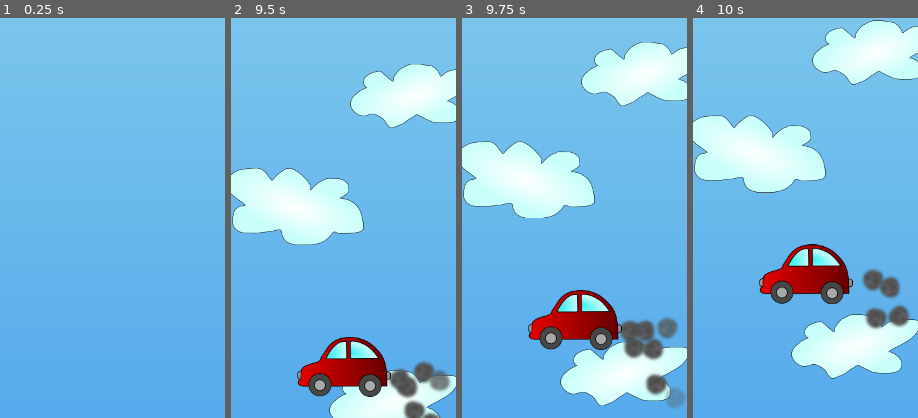
Above: before the commit, frames 1-4 (left to right).
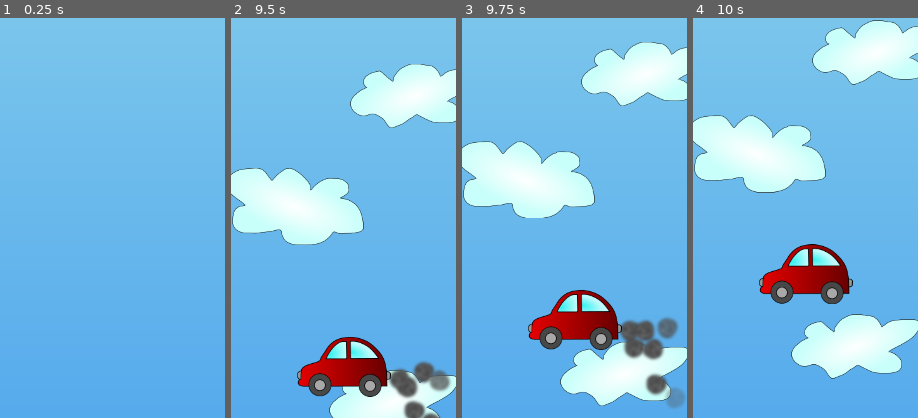
Above: after the commit, the same moments.

Repository: sorlok/LD48
Game: Godot game, scene res://Scenes/LevelCloud.tscn
The game is run twice, just before and just after one commit, with the same random seed, the same clock (stepped at 60 frames per second) and the same inputs.
Inputs (mouse positions are % of the whole screen's width and height, from its top left):
- Up to frame 1 (0.25 s): no input
- Up to frame 2 (9.5 s): move the mouse to (72, 45) at 0.52 s; hold D (ui_right) 0.53-1.28 s; click (72, 45) at 0.67 s; move the mouse to (30, 55) at 1.27 s; hold A (ui_left) 1.28-2.03 s; move the mouse to (60, 28) at 2.02 s; hold D (ui_right) 2.03-3.53 s; move the mouse to (21, 89) at 2.77 s; click (21, 89) at 2.92 s; move the mouse to (80, 65) at 3.52 s; hold A (ui_left) 3.53-5.78 s; move the mouse to (20, 35) at 4.27 s; move the mouse to (64, 80) at 5.02 s; click (64, 80) at 5.17 s; move the mouse to (35, 25) at 5.77 s; hold D (ui_right) 5.78-8.03 s; move the mouse to (72, 45) at 6.52 s; move the mouse to (30, 55) at 7.27 s; click (30, 55) at 7.42 s; move the mouse to (60, 28) at 8.02 s; hold A (ui_left) from 8.03 s (still down); move the mouse to (45, 70) at 8.77 s
- Up to frame 3 (9.75 s): move the mouse to (80, 65) at 9.52 s; release A (ui_left) at 9.53 s; hold D (ui_right) from 9.53 s (still down); click (80, 65) at 9.67 s
- Up to frame 4 (10 s): keep holding D (ui_right)
The pictures show only the part of the screen within x 2-52%, y 28-78%; the shares and areas given below are measured in that part.

Frames 1-3 are identical in both runs. In frame 4, 1.7% of the frame differs, in the area x 75-97%, y 62-78%.

Commit message:
Move player to center and start scrolling new screen into view

Diff:
--- /dev/null
+++ b/Originals/Bed.svg
@@ -0,0 +1,146 @@
+<?xml version="1.0" encoding="UTF-8" standalone="no"?>
+<svg
+   xmlns:osb="http://www.openswatchbook.org/uri/2009/osb"
+   xmlns:dc="http://purl.org/dc/elements/1.1/"
+   xmlns:cc="http://creativecommons.org/ns#"
+   xmlns:rdf="http://www.w3.org/1999/02/22-rdf-syntax-ns#"
+   xmlns:svg="http://www.w3.org/2000/svg"
+   xmlns="http://www.w3.org/2000/svg"
+   xmlns:xlink="http://www.w3.org/1999/xlink"
+   xmlns:sodipodi="http://sodipodi.sourceforge.net/DTD/sodipodi-0.dtd"
+   xmlns:inkscape="http://www.inkscape.org/namespaces/inkscape"
+   width="210mm"
+   height="297mm"
+   viewBox="0 0 210 297"
+   version="1.1"
+   id="svg8"
+   inkscape:version="1.0.2-2 (e86c870879, 2021-01-15)"
+   sodipodi:docname="Bed.svg"
+   inkscape:export-filename="C:\Users\Nathan\Documents\LDJam\Originals\CarAlarm.png"
+   inkscape:export-xdpi="103.99"
+   inkscape:export-ydpi="103.99">
+  <defs
+     id="defs2">
+    <linearGradient
+       inkscape:collect="always"
+       id="linearGradient3332">
+      <stop
+         style="stop-color:#50280b;stop-opacity:1"
+         offset="0"
+         id="stop3328" />
+      <stop
+         style="stop-color:#9f5a14;stop-opacity:1"
+         offset="1"
+         id="stop3330" />
+    </linearGradient>
+    <linearGradient
+       inkscape:collect="always"
+       id="linearGradient3322">
+      <stop
+         style="stop-color:#d0d0d0;stop-opacity:1"
+         offset="0"
+         id="stop3318" />
+      <stop
+         style="stop-color:#ffffff;stop-opacity:1"
+         offset="1"
+         id="stop3320" />
+    </linearGradient>
+    <linearGradient
+       id="linearGradient2879"
+       osb:paint="solid">
+      <stop
+         style="stop-color:#cd2020;stop-opacity:1;"
+         offset="0"
+         id="stop2877" />
+    </linearGradient>
+    <pattern
+       id="EMFhbasepattern"
+       patternUnits="userSpaceOnUse"
+       width="6"
+       height="6"
+       x="0"
+       y="0" />
+    <linearGradient
+       inkscape:collect="always"
+       xlink:href="#linearGradient3322"
+       id="linearGradient3324"
+       x1="44.412201"
+       y1="19.84375"
+       x2="44.412201"
+       y2="29.576637"
+       gradientUnits="userSpaceOnUse"
+       gradientTransform="translate(2.031622,15.308036)" />
+    <linearGradient
+       inkscape:collect="always"
+       xlink:href="#linearGradient3332"
+       id="linearGradient3334"
+       x1="51.640999"
+       y1="29.19866"
+       x2="51.452007"
+       y2="38.364582"
+       gradientUnits="userSpaceOnUse"
+       gradientTransform="translate(1.1339286,15.308036)" />
+    <radialGradient
+       inkscape:collect="always"
+       xlink:href="#linearGradient3322"
+       id="radialGradient3432"
+       cx="35.893642"
+       cy="32.820957"
+       fx="35.893642"
+       fy="32.820957"
+       r="7.4949741"
+       gradientTransform="matrix(1.9097959,-0.19918999,0.09309768,0.89260292,-34.09214,10.322233)"
+       gradientUnits="userSpaceOnUse" />
+  </defs>
+  <sodipodi:namedview
+     id="base"
+     pagecolor="#ffffff"
+     bordercolor="#666666"
+     borderopacity="1.0"
+     inkscape:pageopacity="0.0"
+     inkscape:pageshadow="2"
+     inkscape:zoom="1.4"
+     inkscape:cx="258.56412"
+     inkscape:cy="211.87873"
+     inkscape:document-units="mm"
+     inkscape:current-layer="layer1"
+     inkscape:document-rotation="0"
+     showgrid="false"
+     inkscape:window-width="2005"
+     inkscape:window-height="1241"
+     inkscape:window-x="437"
+     inkscape:window-y="45"
+     inkscape:window-maximized="0" />
+  <metadata
+     id="metadata5">
+    <rdf:RDF>
+      <cc:Work
+         rdf:about="">
+        <dc:format>image/svg+xml</dc:format>
+        <dc:type
+           rdf:resource="http://purl.org/dc/dcmitype/StillImage" />
+        <dc:title></dc:title>
+      </cc:Work>
+    </rdf:RDF>
+  </metadata>
+  <g
+     inkscape:label="Layer 1"
+     inkscape:groupmode="layer"
+     id="layer1">
+    <path
+       style="fill:url(#linearGradient3324);fill-opacity:1;stroke:#000000;stroke-width:0.264583px;stroke-linecap:butt;stroke-linejoin:miter;stroke-opacity:1"
+       d="m 29.623882,35.435268 44.979167,-0.377976 c 0,0 3.496279,-0.188988 3.307291,5.38616 -0.108846,3.210954 -0.472469,4.15774 -2.645833,4.15774 H 29.151413 c 0,0 -2.456845,-0.377977 -2.456845,-3.779764 0,-2.836395 -0.09449,-5.38616 2.929314,-5.38616 z"
+       id="path3316"
+       sodipodi:nodetypes="ccsscsc" />
+    <path
+       style="fill:url(#linearGradient3334);fill-opacity:1;stroke:#000000;stroke-width:0.264583px;stroke-linecap:butt;stroke-linejoin:miter;stroke-opacity:1"
+       d="m 26.269345,44.60119 -5.24442,15.826442 1.035259,0.0042 4.209161,-11.294904 51.074032,0.04725 2.983524,11.203032 1.149405,-0.0052 -3.471469,-15.827998 -49.656711,0.04528 -4.131052,-18.514441 -1.538503,-0.761267 z"
+       id="path3326"
+       sodipodi:nodetypes="cccccccccccc" />
+    <path
+       style="fill:url(#radialGradient3432);fill-opacity:1;stroke:#000000;stroke-width:0.264583px;stroke-linecap:butt;stroke-linejoin:miter;stroke-opacity:1"
+       d="M 30.474331,31.513765 27.45052,30.427083 c 0,0 -0.897693,1.70089 -0.661458,2.834822 0.236235,1.133928 1.511905,1.842633 1.937128,1.984375 0.425222,0.14174 6.945312,-0.04725 8.173735,-0.141742 1.228421,-0.09449 4.063244,-1.653646 4.488466,-2.598587 0.425225,-0.944939 -0.837763,-2.651483 -2.882067,-1.88988 -2.409599,0.897694 -7.039806,0.944941 -8.031993,0.897694 z"
+       id="path3396"
+       sodipodi:nodetypes="ccsssssc" />
+  </g>
+</svg>
--- a/Scenes/Car.tscn
+++ b/Scenes/Car.tscn
@@ -52,5 +52,6 @@
 [node name="SmokeTimer" type="Timer" parent="."]
 wait_time = 0.5
 
+[connection signal="screen_entered" from="VisibilityNotifier2D" to="." method="_on_VisibilityNotifier2D_screen_entered"]
 [connection signal="screen_exited" from="VisibilityNotifier2D" to="." method="_on_VisibilityNotifier2D_screen_exited"]
 [connection signal="timeout" from="SmokeTimer" to="." method="_on_SmokeTimer_timeout"]
--- a/Scenes/Cloud.tscn
+++ b/Scenes/Cloud.tscn
@@ -38,4 +38,5 @@
 
 [node name="VisibilityNotifier2D" type="VisibilityNotifier2D" parent="."]
 
+[connection signal="screen_entered" from="VisibilityNotifier2D" to="." method="_on_VisibilityNotifier2D_screen_entered"]
 [connection signal="screen_exited" from="VisibilityNotifier2D" to="." method="_on_VisibilityNotifier2D_screen_exited"]
--- a/Scenes/LevelCloud.tscn
+++ b/Scenes/LevelCloud.tscn
@@ -10,6 +10,7 @@
 [ext_resource path="res://Scenes/Rocket.tscn" type="PackedScene" id=8]
 [ext_resource path="res://Scenes/CarAlarm.tscn" type="PackedScene" id=9]
 [ext_resource path="res://Scenes/SkyBg.tscn" type="PackedScene" id=10]
+[ext_resource path="res://Scenes/SkyBgEnd.tscn" type="PackedScene" id=11]
 
 [sub_resource type="DynamicFont" id=1]
 size = 48
@@ -28,6 +29,9 @@
 position = Vector2( 373.249, 766.925 )
 rotation = -1.5708
 scale = Vector2( 0.753284, 973.47 )
+
+[node name="SkyBgEnd" parent="." instance=ExtResource( 11 )]
+position = Vector2( 1074, -2 )
 
 [node name="Player" parent="." instance=ExtResource( 1 )]
 position = Vector2( 347.446, 225 )
@@ -55,6 +59,7 @@
 
 [connection signal="collide_car" from="Player" to="." method="_on_Player_collide_car"]
 [connection signal="collide_cloud" from="Player" to="." method="_on_Player_collide_cloud"]
+[connection signal="first_force_move_done" from="Player" to="." method="_on_Player_first_force_move_done"]
 [connection signal="timeout" from="CloudTimer" to="." method="_on_CloudTimer_timeout"]
 [connection signal="timeout" from="CarTimer" to="." method="_on_CarTimer_timeout"]
 [connection signal="timeout" from="RocketTimer" to="." method="_on_RocketTimer_timeout"]
--- a/Scenes/Rocket.tscn
+++ b/Scenes/Rocket.tscn
@@ -35,7 +35,7 @@
 angular_damp = 100.0
 script = ExtResource( 3 )
 
-[node name="CPUParticles2D" parent="." instance=ExtResource( 4 )]
+[node name="EnginePuff" parent="." instance=ExtResource( 4 )]
 position = Vector2( 0, 61.5183 )
 rotation = 1.5708
 texture = ExtResource( 5 )
@@ -59,4 +59,9 @@
 position = Vector2( 1.41422, -32.8701 )
 shape = SubResource( 3 )
 
-[editable path="CPUParticles2D"]
+[node name="VisibilityNotifier2D" type="VisibilityNotifier2D" parent="."]
+
+[connection signal="screen_entered" from="VisibilityNotifier2D" to="." method="_on_VisibilityNotifier2D_screen_entered"]
+[connection signal="screen_exited" from="VisibilityNotifier2D" to="." method="_on_VisibilityNotifier2D_screen_exited"]
+
+[editable path="EnginePuff"]
--- a/Scenes/SkyBg.tscn
+++ b/Scenes/SkyBg.tscn
@@ -8,7 +8,7 @@
 gradient = SubResource( 1 )
 
 [node name="SkyBg" type="Sprite"]
-position = Vector2( 392.249, 856.406 )
+position = Vector2( 361.16, 854.185 )
 rotation = 4.71239
-scale = Vector2( 0.840669, 1011.47 )
+scale = Vector2( 0.840669, 736.8 )
 texture = SubResource( 2 )
--- /dev/null
+++ b/Scenes/SkyBgEnd.tscn
@@ -0,0 +1,34 @@
+[gd_scene load_steps=6 format=2]
+
+[ext_resource path="res://Images/Bed.png" type="Texture" id=1]
+
+[sub_resource type="Gradient" id=1]
+offsets = PoolRealArray( 0, 0.858896 )
+colors = PoolColorArray( 0.321569, 0.658824, 0.933333, 1, 0.0588235, 0.160784, 0.611765, 1 )
+
+[sub_resource type="GradientTexture" id=2]
+gradient = SubResource( 1 )
+
+[sub_resource type="Gradient" id=3]
+offsets = PoolRealArray( 0, 0.361963 )
+colors = PoolColorArray( 0.0352941, 0.254902, 0.00392157, 1, 0.294118, 0.156863, 0, 1 )
+
+[sub_resource type="GradientTexture" id=4]
+gradient = SubResource( 3 )
+
+[node name="SkyBgEnd" type="Node2D"]
+
+[node name="Gradients" type="Sprite" parent="."]
+position = Vector2( 345.238, 360.996 )
+rotation = 1.5708
+scale = Vector2( 0.353094, 781.847 )
+texture = SubResource( 2 )
+
+[node name="Ground" type="Sprite" parent="Gradients"]
+position = Vector2( 853.379, -0.00482564 )
+scale = Vector2( 0.125371, 0.960714 )
+texture = SubResource( 4 )
+
+[node name="Bed" type="Sprite" parent="."]
+position = Vector2( 364.282, 544.308 )
+texture = ExtResource( 1 )
--- a/Scripts/Car.gd
+++ b/Scripts/Car.gd
@@ -5,6 +5,7 @@
 var min_speed = 350
 var max_speed = 400
 var dying = false
+var on_screen = false
 
 # Where we were pressed
 var touch_position:Vector2
@@ -14,12 +15,18 @@
 
 
 func _input_event(viewport, event, shape_idx):
+	if Globals.state != Globals.ST_INGAME:
+		return
+
 	if event is InputEventMouseButton && event.is_pressed():
 		defeat(event.position)
 	elif event is InputEventScreenTouch && event.is_pressed():
 		defeat(event.psotion)
 
 
+func stop_particles():
+	$GasPuff.emitting = false
+	$GasPuff.hide()
 
 func defeat(press_pos):
 	if dying:
@@ -49,3 +56,9 @@
 		$SmokeTimer.wait_time = 0.25
 	else:
 		$SmokeTimer.wait_time = 0.5
+
+
+
+
+func _on_VisibilityNotifier2D_screen_entered():
+	on_screen = true
--- a/Scripts/Cloud.gd
+++ b/Scripts/Cloud.gd
@@ -3,6 +3,7 @@
 
 var min_speed = 200
 var max_speed = 250
+var on_screen = false
 
 
 func set_frame(fr:int):
@@ -12,3 +13,7 @@
 # Clear entry when it leaves the screen.
 func _on_VisibilityNotifier2D_screen_exited():
 	queue_free()
+
+
+func _on_VisibilityNotifier2D_screen_entered():
+	on_screen = true
--- /dev/null
+++ b/Scripts/Globals.gd
@@ -0,0 +1,6 @@
+extends Node
+
+# States and a tracker
+const ST_INGAME = 0
+const ST_ENDING = 1
+var state = ST_INGAME
--- a/Scripts/LevelCloud.gd
+++ b/Scripts/LevelCloud.gd
@@ -8,14 +8,18 @@
 export (PackedScene) var Car
 export (PackedScene) var CarAlarm
 
+var player_start_pos:Vector2
 
 var rng = RandomNumberGenerator.new()
+
 
 
 func _ready():
 	# Avoid potential stretching issues on windows (but we still need to stretch on Android)
 	if OS.get_name() != "Android":
 		get_tree().set_screen_stretch(SceneTree.STRETCH_MODE_2D, SceneTree.STRETCH_ASPECT_KEEP, Vector2(720, 1280))
+
+	player_start_pos = $Player.position
 
 	rng.randomize()
 
@@ -29,7 +33,44 @@
 func update_fall_speed():
 	$FallSpeed.text = "Fall Speed: " + str($Player.fall_speed)
 
+
+func end_level():
+	# Only transition from ingame => ending
+	if Globals.state == Globals.ST_INGAME:
+		Globals.state = Globals.ST_ENDING
+
+		# Avoid spawning in clouds that are already offscreen
+		var clouds = get_tree().get_nodes_in_group("cloud")
+		for cloud in clouds:
+			if !cloud.on_screen:
+				cloud.queue_free()
+			else:
+				cloud.gravity_scale = -5.0
+
+		# Move all dangerous offscreen quickly
+		var cars = get_tree().get_nodes_in_group("car")
+		var rockets = get_tree().get_nodes_in_group("rocket")
+		for rocket in rockets:
+			cars.push_back(rocket)
+		for car in cars:
+			if !car.on_screen:
+				car.queue_free()
+			else:
+				var dir = 1
+				if car.position.x < $Player.position.x:
+					dir = -1
+				car.linear_velocity.x = 500 * dir
+				car.angular_velocity = 10 * dir
+				car.stop_particles()
+
+		# Move the player to the middle of the screen
+		$Player.move_to(player_start_pos)
+
+
 func _on_CloudTimer_timeout():
+	if Globals.state != Globals.ST_INGAME:
+		return
+
 	# Create a Cloud instance and add it to the scene.
 	var cloud:Node = Cloud.instance()
 	cloud.set_frame(rng.randi() % 2)
@@ -56,6 +97,9 @@
 
 
 func _on_CarTimer_timeout():
+	if Globals.state != Globals.ST_INGAME:
+		return
+
 	# Create a Car instance and add it to the scene
 	var car:Node = Car.instance()
 	car.set_frame(rng.randi() % 3)
@@ -96,6 +140,9 @@
 
 
 func _on_RocketTimer_timeout():
+	if Globals.state != Globals.ST_INGAME:
+		return
+
 	# Create a Rocket instance and add it to the scene
 	var rocket:Node = Rocket.instance()
 	add_child(rocket)
@@ -109,3 +156,19 @@
 
 	# Reschedule the timer
 	$RocketTimer.wait_time = rng.randi_range(5, 10)
+
+	#
+	# TEMP: TODO: Trigger end of level.
+	#
+	end_level()
+
+
+
+
+
+#
+# TODO: Scroll in the other BG now.
+#
+func _on_Player_first_force_move_done():
+	$SkyBgEnd.position.x = 0
+	$SkyBgEnd.position.y = $Player.screen_size.y
--- a/Scripts/Player.gd
+++ b/Scripts/Player.gd
@@ -3,12 +3,16 @@
 # On collide
 signal collide_cloud
 signal collide_car
+signal first_force_move_done
 
 # Speed to move left/right
 var speed:int = 400
 
 # How fast are we falling. Used for waking up calculation
 var fall_speed:int = 100
+
+# Are we "force moving" anywhere?
+var force_move = null
 
 # Size of the screen and margin (for clamping)
 var screen_size:Vector2
@@ -25,29 +29,57 @@
 
 
 func _process(delta):
-	# Move left/right with A+D
 	var velocity = Vector2()
-	if Input.is_action_pressed("ui_right"):
-		velocity.x += speed
-	if Input.is_action_pressed("ui_left"):
-		velocity.x -= speed
+	var min_margin = screen_margin_x[0]
+	var max_margin = screen_size.x-screen_margin_x[1]
 
-	# Move left/right with motion controls
-	# We cheat and only use acceleration. But this is probably fine for now.
-	var accX = Input.get_accelerometer().x
-	var grav = 3 # Maximum gravity
-	if abs(accX) > 0.1: # Scale to gravity, with a deadzone.
-		accX = clamp(accX, -grav, grav)
-		velocity.x += 2*speed*(accX / grav)
+	if Globals.state == Globals.ST_INGAME:
+		# Move left/right with A+D
+		if Input.is_action_pressed("ui_right"):
+			velocity.x += speed
+		if Input.is_action_pressed("ui_left"):
+			velocity.x -= speed
 
-	# Force move
+		# Move left/right with motion controls
+		# We cheat and only use acceleration. But this is probably fine for now.
+		var accX = Input.get_accelerometer().x
+		var grav = 3 # Maximum gravity
+		if abs(accX) > 0.1: # Scale to gravity, with a deadzone.
+			accX = clamp(accX, -grav, grav)
+			velocity.x += 2*speed*(accX / grav)
+	elif Globals.state == Globals.ST_ENDING:
+		if force_move != null:
+			if position.x < force_move.x:
+				velocity.x += speed
+				max_margin = force_move.x
+			elif position.x > force_move.x:
+				velocity.x -= speed
+				min_margin = force_move.x
+
+
+	# Update position
 	position += velocity * delta
-	position.x = clamp(position.x, screen_margin_x[0], screen_size.x-screen_margin_x[1])
+	position.x = clamp(position.x, min_margin, max_margin)
 	position.y = clamp(position.y, screen_margin_y[0], screen_size.y-screen_margin_y[1])
+
+	# Done with move?
+	# TODO: This is not the right way to do things.
+	if force_move != null && position.x == force_move.x:
+		emit_signal("first_force_move_done")
+		force_move = null
 
 
 func increase_fall_speed(amt:int):
+	# At least keep them safe from moving objects...
+	if Globals.state != Globals.ST_INGAME && amt < 0:
+		return
+
 	fall_speed = clamp(fall_speed+amt, 0, 100)
+
+
+func move_to(dest:Vector2):
+	force_move = dest
+
 
 
 func _on_Player_body_entered(body:Node):
--- a/Scripts/Rocket.gd
+++ b/Scripts/Rocket.gd
@@ -3,7 +3,19 @@
 var min_speed = 450
 var max_speed = 500
 var hit_player = false
+var on_screen = false
 
 
 func _ready():
 	$AnimatedSprite.play()
+
+func stop_particles():
+	$EnginePuff.emitting = false
+	$EnginePuff.hide()
+
+func _on_VisibilityNotifier2D_screen_entered():
+	on_screen = true
+
+
+func _on_VisibilityNotifier2D_screen_exited():
+	queue_free()
--- a/project.godot
+++ b/project.godot
@@ -13,6 +13,10 @@
 config/name="LDJam"
 run/main_scene="res://Scenes/LevelCloud.tscn"
 config/icon="res://icon.png"
+
+[autoload]
+
+Globals="*res://Scripts/Globals.gd"
 
 [debug]
 
@@ -61,6 +65,11 @@
  ]
 }
 
+[network]
+
+limits/debugger_stdout/max_chars_per_second=20480
+limits/debugger_stdout/max_messages_per_frame=100
+
 [physics]
 
 common/enable_pause_aware_picking=true
Binary file added: Images/Bed.png
Not shown: 1 places in Scenes/LevelCloud.tscn that only renumber resources
